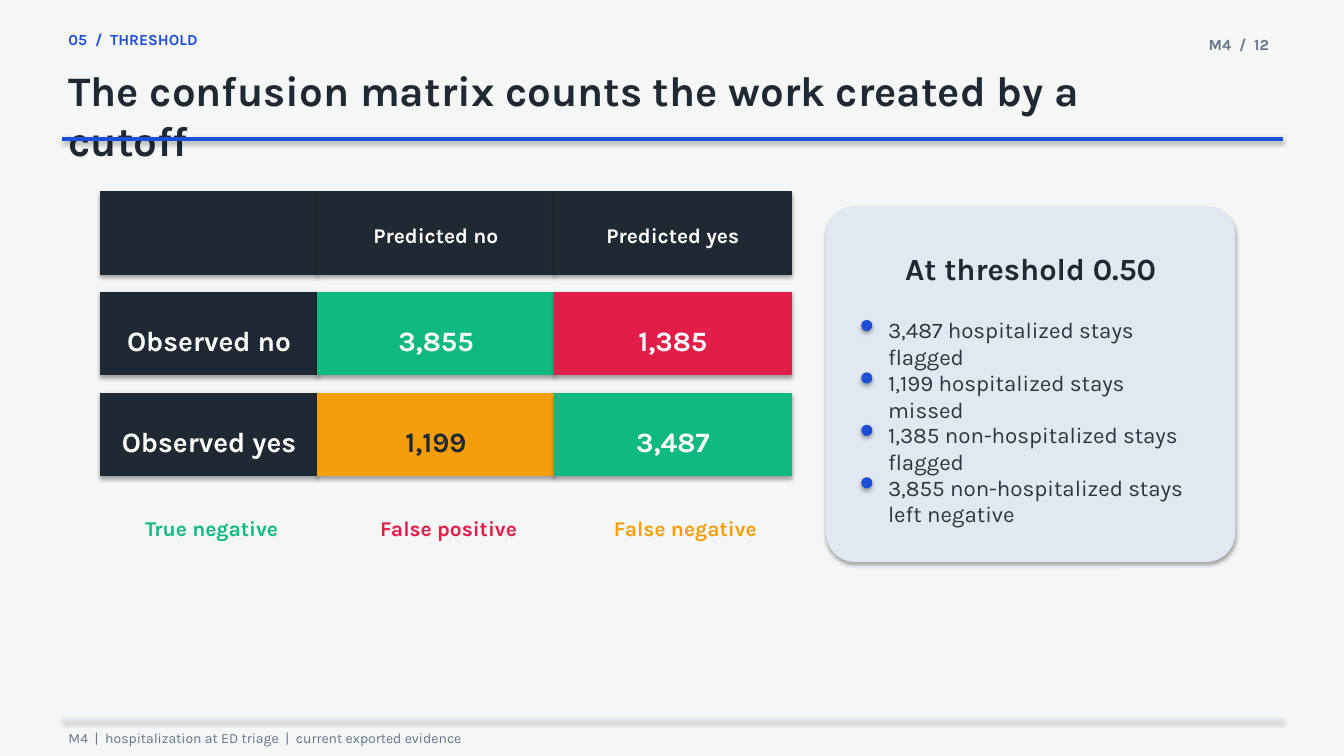
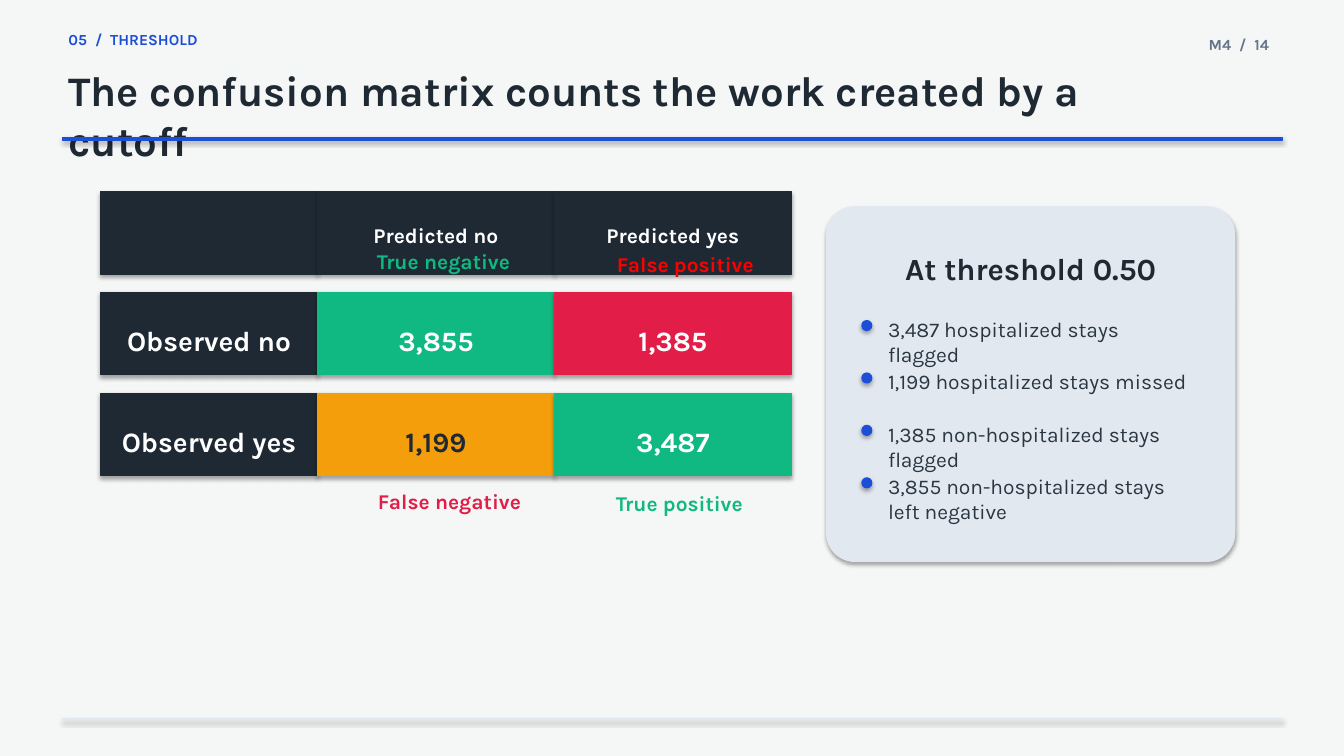
Before and after one commit to waziz786/MedML-toolbox, a slide deck: slide 14 of presentations/pptx/04_M4_Hospitalization_Analysis_Current_Evidence.pptx (slide 12 before the commit). Drawn at 1344x756 pixels with LibreOffice and Linux fonts; fonts in the diff are those of the drawing. Boxes give left, top, right and bottom in pixels: in the first picture for what was removed or moved away, otherwise in the second. Text is boxed around its words. In the diff, an @@ line names an element or a change of style, - is before the commit and + after.

```diff
--- a/presentations/pptx/04_M4_Hospitalization_Analysis_Current_Evidence.pptx
+++ b/presentations/pptx/04_M4_Hospitalization_Analysis_Current_Evidence.pptx
@@ text at box(1209, 40, 1269, 50): text changed @@
-M4 / 12
+M4 / 14
@@ text "True negative": place and size @@
-text "True negative" at box(145, 521, 278, 541)
+text "True negative" at box(377, 254, 510, 274)
@@ text at box(617, 257, 754, 278): text changed; text colour #F59E0B to #FF0000 @@
-False negative
+False positive
@@ size 16 to 15 pt in 4 elements at box(888, 322, 1119, 367), box(888, 374, 1186, 394), box(888, 427, 1160, 472), box(888, 479, 1165, 524) @@
@@ text at box(378, 494, 521, 515): text changed @@
-False positive
+False negative
@@ text added at box(616, 496, 743, 516), 15 pt, text #10B981, bold @@
+True positive
@@ text removed at box(68, 733, 462, 747) @@
-M4 | hospitalization at ED triage | current exported evidence
```
Also in this commit, not shown: 18 other slides changed, 12 slides added, 23 other files.
